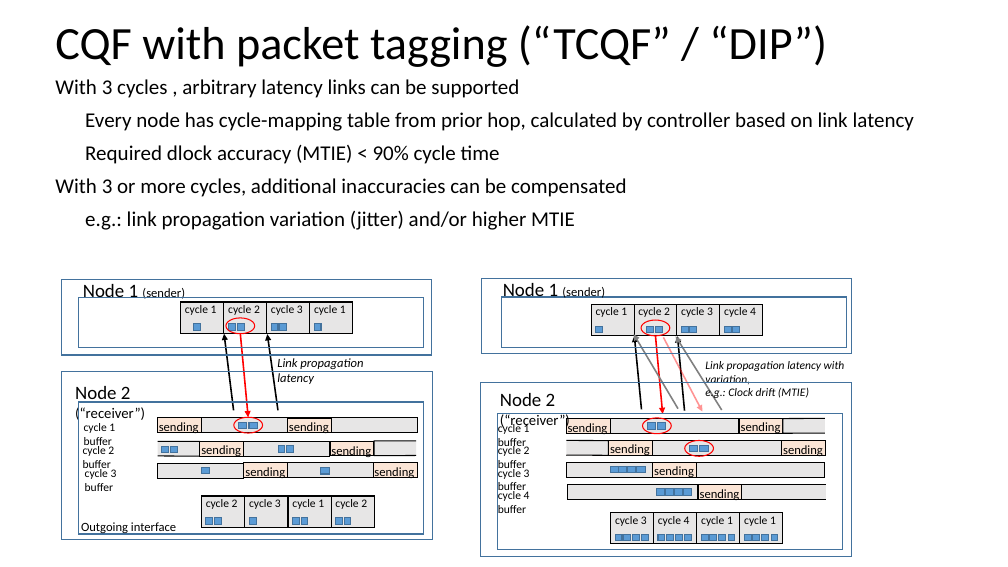
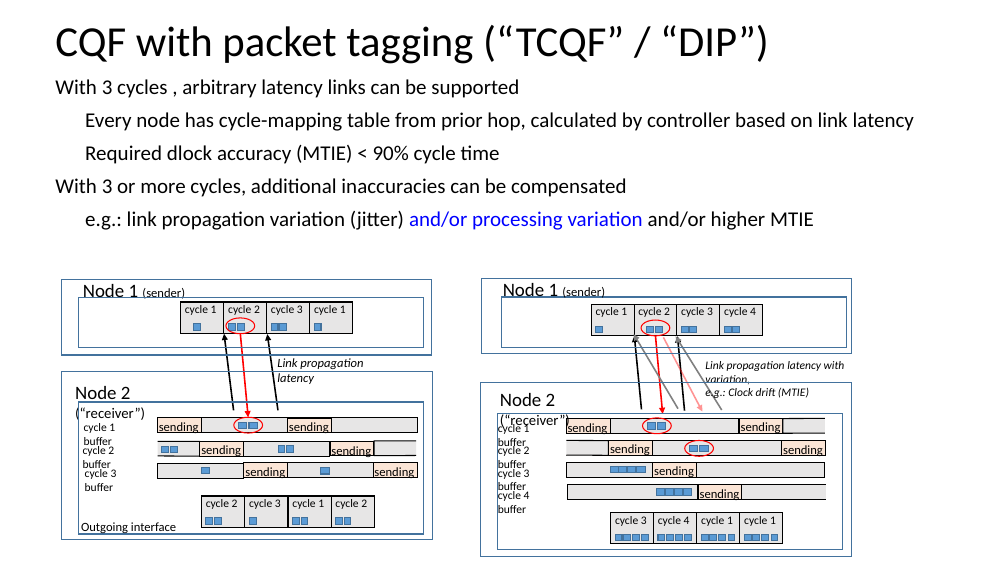
Before and after one commit to toerless/detnet, a slide deck: slide 17 of tcqf-slides.pptx. Drawn at 1008x567 pixels with LibreOffice and Linux fonts; fonts in the diff are those of the drawing. Boxes give left, top, right and bottom in pixels: in the first picture for what was removed or moved away, otherwise in the second. Text is boxed around its words. In the diff, an @@ line names an element or a change of style, - is before the commit and + after.

```diff
--- a/tcqf-slides.pptx
+++ b/tcqf-slides.pptx
@@ text "CQF with packet tagging (“TCQF” ..." at (55, 25, 769, 64): size 44 to 40.7 pt; line spacing 0.9 to 0.8 @@
@@ text at (85, 211, 814, 230): text changed @@
-e.g.: link propagation variation (jitter) and/or higher MTIE
+e.g.: link propagation variation (jitter) and/or processing variation and/or higher MTIE
```
Also in this commit, not shown: 9 other slides changed.
